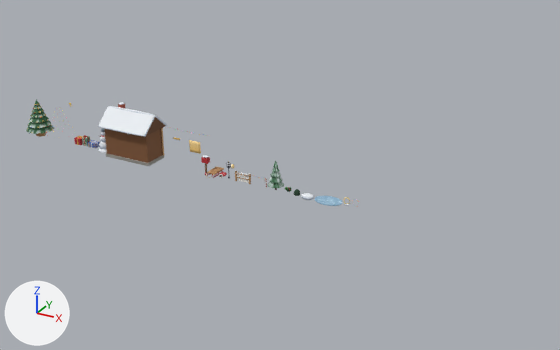
An edit to the Blender file blender/xmas_kit.blend, drawn before and after from the same camera.
Both versions are drawn from a 50 mm lens placed at (765.0, -697.0, 366.0), pointed at (374.0, 14.0, 11.0). Arrows for +X, +Y and +Z are at lower left; the lights stay in place. The first picture is the older version.

Objects in the first picture: 'Xmas_Cottage', 'Xmas_CottageWindow', 'Xmas_Fence', 'Xmas_Fir', 'Xmas_Lamp', 'Xmas_Mailbox', 'Xmas_Sled', 'Xmas_Tree' and 6 more.
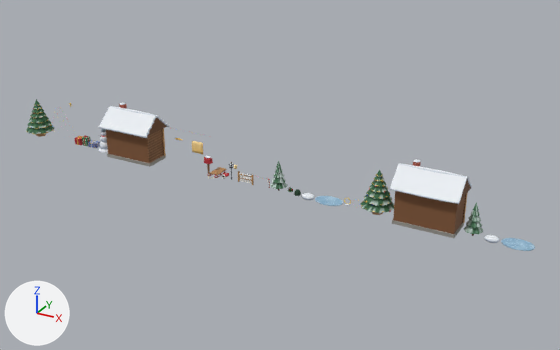
What differs and where, as boxes [x1, y1, x2, y2] in the pictures (560 x 350 px):
'Xmas_Cottage_Col', added
    after: [390, 159, 472, 238]
'Xmas_Cottage', moved
    before: [98, 102, 167, 166]
    after: [98, 103, 169, 167]
'Xmas_Tree_Col', added (green)
    after: [360, 170, 394, 215]
'Xmas_Fir', moved
    before: [267, 161, 284, 190]
    after: [270, 161, 287, 191]
'Xmas_Fir_Col', added
    after: [464, 202, 483, 236]
'Xmas_Ice_Col', added
    after: [501, 238, 535, 251]
'Xmas_Fence', moved
    before: [235, 170, 251, 184]
    after: [238, 171, 254, 185]
'Xmas_CottageWindow', moved
    before: [169, 127, 210, 154]
    after: [175, 138, 203, 154]
'Xmas_Sled', moved
    before: [205, 167, 224, 178]
    after: [207, 167, 226, 179]
'Xmas_Mailbox', moved
    before: [201, 155, 210, 173]
    after: [204, 156, 213, 173]
'Xmas_SnowDrift_Col', added
    after: [484, 235, 500, 243]
'Xmas_Lamp', moved
    before: [226, 161, 231, 178]
    after: [229, 162, 233, 180]

Edits to the bpy script that builds the scene:
```text
Change ob_xmas_cottage:
    ob_xmas_cottage.location: (176.1, 0.0, 0.0) -> (178.1, 0.0, 0.0)
Change ob_xmas_cottagewindow:
    ob_xmas_cottagewindow.location: (244.6, 0.0, 0.0) -> (248.2, 0.0, 0.0)
Change ob_xmas_mailbox:
    ob_xmas_mailbox.location: (282.0, 0.0, 0.0) -> (285.6, 0.0, 0.0)
Change ob_xmas_sled:
    ob_xmas_sled.location: (293.9, 0.0, 0.0) -> (297.5, 0.0, 0.0)
Change ob_xmas_lamp:
    ob_xmas_lamp.location: (313.8, 0.0, 0.0) -> (317.4, 0.0, 0.0)
Change ob_xmas_fence:
    ob_xmas_fence.location: (333.0, 0.0, 0.0) -> (336.6, 0.0, 0.0)
Change ob_xmas_fir:
    ob_xmas_fir.location: (376.2, 0.0, 0.0) -> (379.9, 0.0, 0.0)
Add ob_xmas_ice_col:
    ob_xmas_ice_col = bpy.data.objects.new('Xmas_Ice_Col', me_xmas_ice.copy())  # the mesh of ob_xmas_ice
    ob_xmas_ice_col.location = (646.4, 0.0, 0.0)
Add ob_xmas_snowdrift_col:
    ob_xmas_snowdrift_col = bpy.data.objects.new('Xmas_SnowDrift_Col', me_xmas_snowdrift.copy())  # the mesh of ob_xmas_snowdrift
    ob_xmas_snowdrift_col.location = (620.9, 0.0, 0.0)
Add ob_xmas_fir_col:
    ob_xmas_fir_col = bpy.data.objects.new('Xmas_Fir_Col', me_xmas_fir.copy())  # the mesh of ob_xmas_fir
    ob_xmas_fir_col.location = (601.8, 0.0, 0.0)
Add ob_xmas_cottage_col:
    ob_xmas_cottage_col = bpy.data.objects.new('Xmas_Cottage_Col', me_xmas_cottage.copy())  # the mesh of ob_xmas_cottage
    ob_xmas_cottage_col.location = (554.8, 0.0, 0.0)
Add ob_xmas_tree_col:
    ob_xmas_tree_col = bpy.data.objects.new('Xmas_Tree_Col', me_xmas_tree.copy())  # the mesh of ob_xmas_tree
    ob_xmas_tree_col.location = (499.1, 0.0, 0.0)
```
